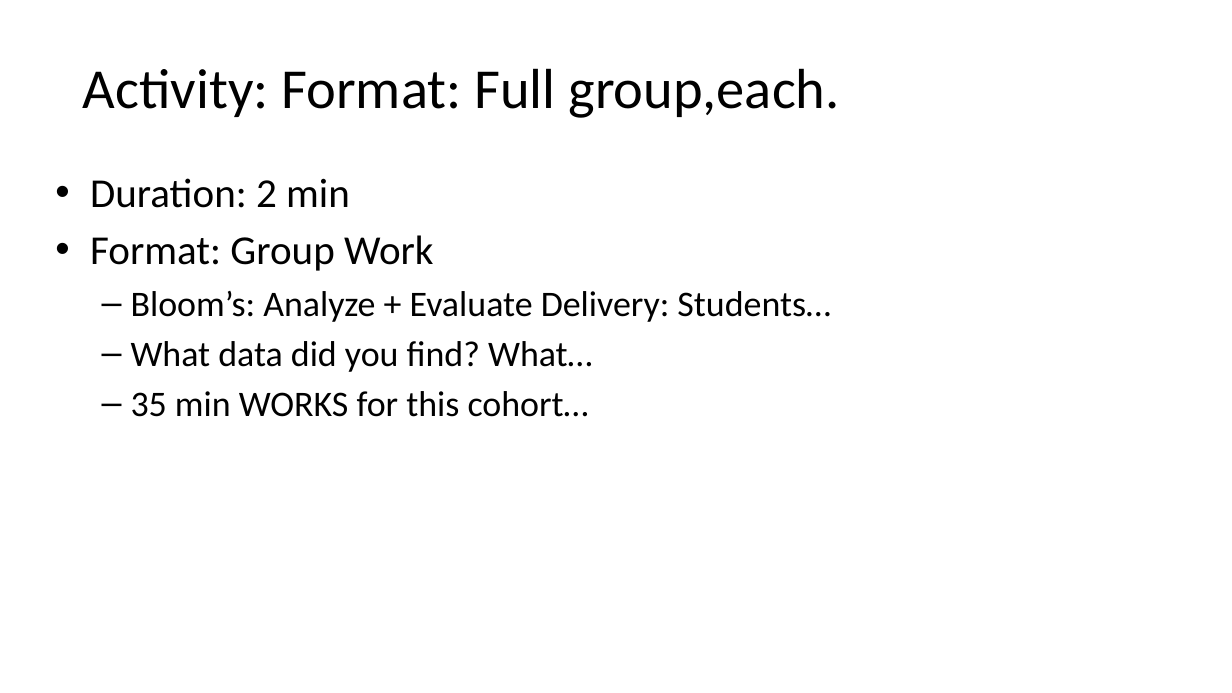
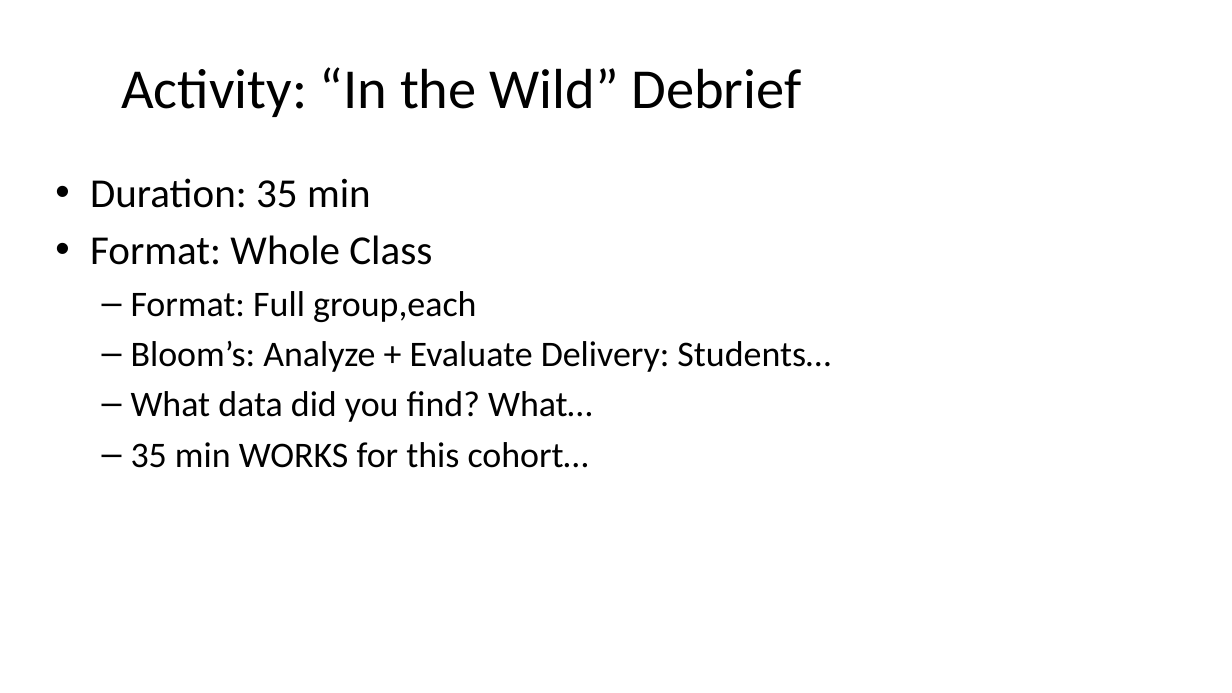
Before and after one commit to nlwtest2020/AyElSeeMoldo, a slide deck: slide 4 of curriculum-planner/output/slides/session_03_slides.pptx (slide 5 before the commit). Drawn at 1232x693 pixels with LibreOffice and Linux fonts; fonts in the diff are those of the drawing. Boxes give left, top, right and bottom in pixels: in the first picture for what was removed or moved away, otherwise in the second. Text is boxed around its words. In the diff, an @@ line names an element or a change of style, - is before the commit and + after.

```diff
--- a/curriculum-planner/output/slides/session_03_slides.pptx
+++ b/curriculum-planner/output/slides/session_03_slides.pptx
@@ title at box(121, 67, 801, 117): text changed @@
-Activity: Format: Full group,each.
+Activity: “In the Wild” Debrief
@@ text at box(90, 178, 476, 322): text changed @@
-• Duration: 2 min
-• Format: Group Work
+• Duration: 35 min
+• Format: Whole Class
+  – Format: Full group,each
```
Also in this commit, not shown: 2 other slides changed, 5 slides removed, 11 other files.
